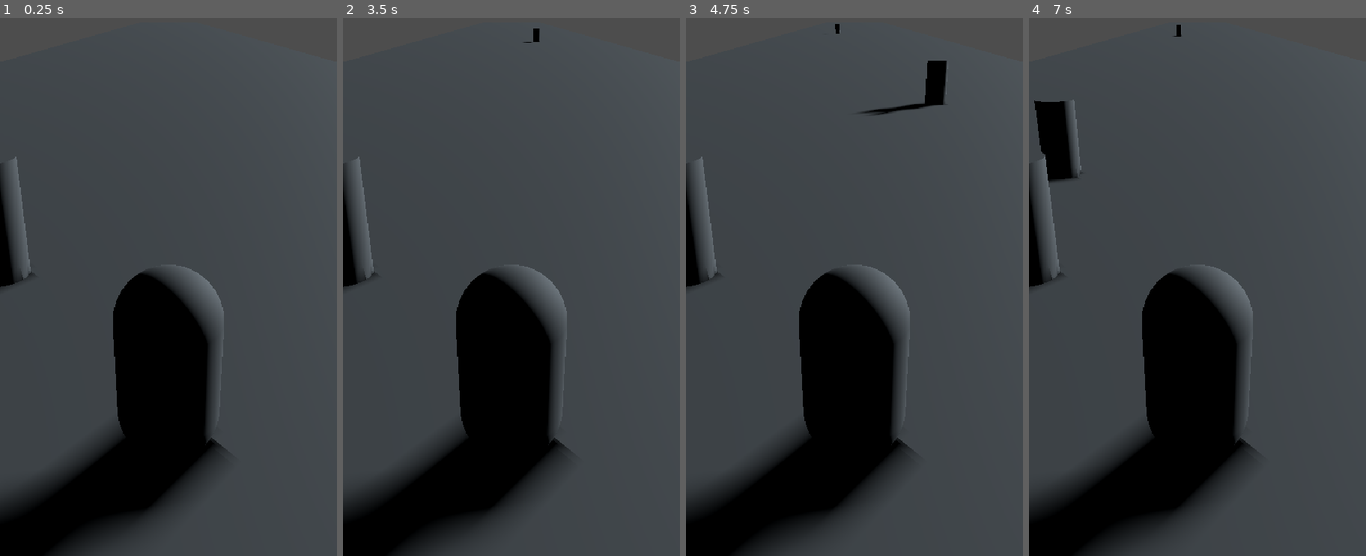
Above: before the commit, frames 1-4 (left to right).
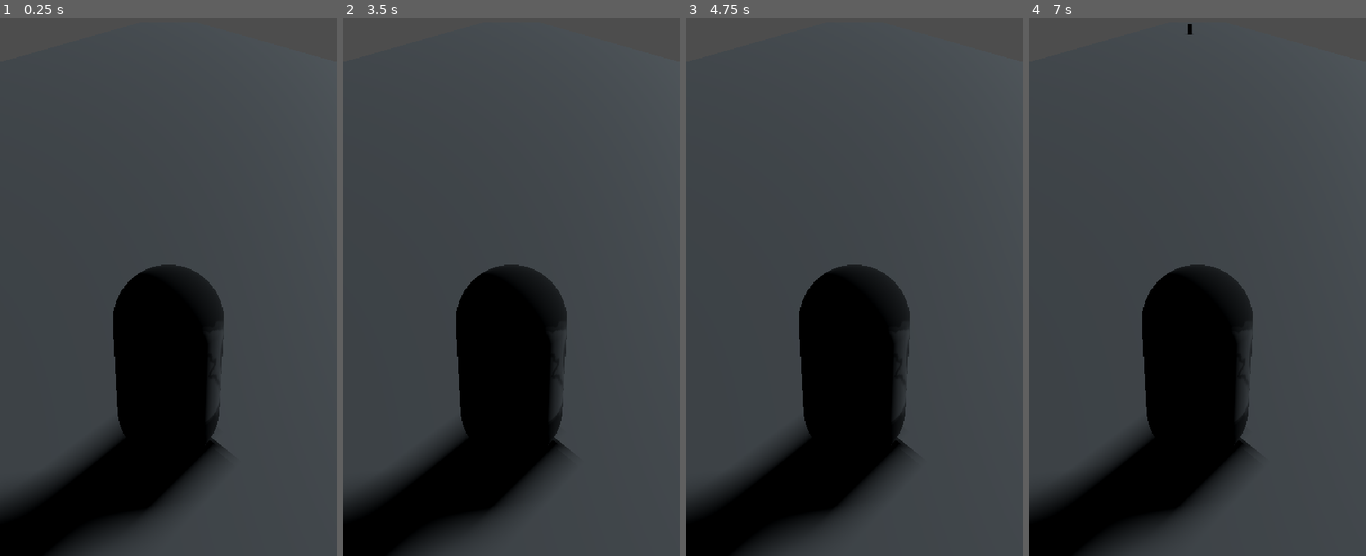
Above: after the commit, the same moments.

Repository: ESMA-NicolasR/face-snatcher
Game: Godot game, scene res://Alois/TEST_face_snatcher.tscn
Same seed, same stepped clock (60 frames per second), same inputs: the game is played once before the commit and once after it.
Inputs:
- Up to frame 1 (0.25 s): no input
- Up to frame 2 (3.5 s): tap Enter at 0.5, 2 s; tap Space at 1.25, 2.75 s
- Up to frame 3 (4.75 s): no input
- Up to frame 4 (7 s): no input

The runs differ from the first frame. In frame 1, 2.5% of the frame differs, in the area x 0-67%, y 25-79%; in frame 2, 2.5%; in frame 3, 3.2%; in frame 4, 3.9%, in the area x 0-67%, y 1-79%.

Commit message:
Decceleration et acceleration pnj, (selon distance)

Diff:
--- a/Alois/PNJ_Manager.gd
+++ b/Alois/PNJ_Manager.gd
@@ -2,17 +2,48 @@
 
 # Mesh pnj
 @export var PNJ_mesh_scene: PackedScene = preload("res://Alois/pnj_mesh.tscn")
-# Vitesse de déplacement m/s
-@export var vitesse: float = 5.0
+
+# Vitesse de déplacement m/s maximum
+@export var vitesse_max: float = 5.0
+# Vitesse de déplacement m/s minimum
+@export var vitesse_min: float = 1.0
+
+# Seuil de début de ralentissement (ratio entre 0.0 et 1.0)
+@export var debut_ralentissement: float = 0.2
+# Seuil de fin de ralentissement (vitesse min atteinte)
+@export var fin_ralentissement: float = 0.4
+# Seuil de début de réaccélération
+@export var debut_acceleration: float = 0.6
+# Seuil de fin de réaccélération (retour vitesse max)
+@export var fin_acceleration: float = 0.8
+
 # Premier chemin à assigner dans l'inspecteur
 @export var path_Left: Path3D
 # Deuxième chemin à assigner dans l'inspecteur
 @export var path_Right: Path3D
 
+# Variables pour la logique de spawn consécutif
+var last_side_index: int = -1
+var consecutive_count: int = 0
+
 func pnj_spawn():
-	# Choisir un chemin aléatoirement entre les deux
+	# Liste des chemins disponibles
 	var chemins = [path_Left, path_Right]
-	var chemin_choisi = chemins.pick_random()
+	var choice = randi() % 2
+
+	# Empêcher de spawner plus de 3 fois du même côté
+	if choice == last_side_index:
+		consecutive_count += 1
+	else:
+		last_side_index = choice
+		consecutive_count = 1
+
+	if consecutive_count > 3:
+		choice = 1 - choice
+		last_side_index = choice
+		consecutive_count = 1
+
+	var chemin_choisi = chemins[choice]
 
 	# Sécurité si un chemin n'est pas assigné
 	if chemin_choisi == null: return
@@ -37,13 +68,27 @@
 		# Faire avancer les pnj dans chaque path
 		for pnj in p.get_children():
 			if pnj is PathFollow3D:
-				pnj.progress += vitesse * delta
+				var ratio = pnj.progress_ratio
+				var v_actuelle = vitesse_max
+
+				# Calcul de la vitesse selon les zones de distance définies
+				if ratio > debut_ralentissement and ratio <= fin_ralentissement:
+					# Zone de ralentissement progressif
+					v_actuelle = remap(ratio, debut_ralentissement, fin_ralentissement, vitesse_max, vitesse_min)
+				elif ratio > fin_ralentissement and ratio <= debut_acceleration:
+					# Zone de vitesse minimale constante
+					v_actuelle = vitesse_min
+				elif ratio > debut_acceleration and ratio <= fin_acceleration:
+					# Zone de réaccélération progressive
+					v_actuelle = remap(ratio, debut_acceleration, fin_acceleration, vitesse_min, vitesse_max)
+
+				# Appliquer le mouvement
+				pnj.progress += v_actuelle * delta
 
 				# Supprimer le PNJ s'il arrive au bout du path
 				if pnj.progress_ratio >= 0.98:
 					pnj.queue_free()
 
-
 func _on_pnj_spawn_timer_timeout() -> void:
-	print("spawn")
+	print("Une nouvelle victime apparue")
 	pnj_spawn()
--- a/Alois/TEST_face_snatcher.tscn
+++ b/Alois/TEST_face_snatcher.tscn
@@ -1,7 +1,7 @@
 [gd_scene format=3 uid="uid://tnrj556cv806"]
 
 [ext_resource type="Script" uid="uid://b0da7too51shs" path="res://Alois/PNJ_Manager.gd" id="1_6c1ar"]
-[ext_resource type="PackedScene" uid="uid://dlpg7dhppfeiw" path="res://Alois/pnj_mesh.tscn" id="1_ymyju"]
+[ext_resource type="Texture2D" uid="uid://dt1pwy1r8u4bx" path="res://Nicolas/clodo.png" id="1_k8wfa"]
 
 [sub_resource type="BoxMesh" id="BoxMesh_1ptqf"]
 
@@ -12,6 +12,9 @@
 "tilts": PackedFloat32Array(0, 0)
 }
 point_count = 2
+
+[sub_resource type="StandardMaterial3D" id="StandardMaterial3D_hl1dy"]
+albedo_texture = ExtResource("1_k8wfa")
 
 [sub_resource type="CapsuleMesh" id="CapsuleMesh_eya18"]
 
@@ -27,17 +30,18 @@
 mesh = SubResource("BoxMesh_1ptqf")
 
 [node name="Left Path3D" type="Path3D" parent="Terrain_Mesh" unique_id=1600655904]
-transform = Transform3D(-0.32290265, 0, 0, 0, 10, 0, 0, 0, 0.030185506, 0.12, 1.5, 0)
+transform = Transform3D(-0.32290265, 0, 0, 0, 10, 0, 0, 0, 0.030185506, 0.05, 1.5, 0)
 curve = SubResource("Curve3D_1ptqf")
 debug_custom_color = Color(0.9522076, 0.08088475, 7.70092e-07, 1)
 
 [node name="Right Path3D" type="Path3D" parent="Terrain_Mesh" unique_id=487030063]
-transform = Transform3D(-0.32290265, 0, 0, 0, 10, 0, 0, 0, 0.030185506, -0.129, 1.5, 0)
+transform = Transform3D(-0.32290265, 0, 0, 0, 10, 0, 0, 0, 0.030185506, -0.05, 1.5, 0)
 curve = SubResource("Curve3D_1ptqf")
 debug_custom_color = Color(0.9522076, 0.08088475, 7.70092e-07, 1)
 
 [node name="Character_Mesh" type="MeshInstance3D" parent="." unique_id=912936030]
 transform = Transform3D(0.1, 0, 0, 0, 0.1, 0, 0, 0, 0.1, 0, 0.15, 16)
+material_override = SubResource("StandardMaterial3D_hl1dy")
 mesh = SubResource("CapsuleMesh_eya18")
 
 [node name="Camera3D" type="Camera3D" parent="Character_Mesh" unique_id=1811056502]
@@ -45,15 +49,19 @@
 current = true
 fov = 60.0
 
-[node name="PNJ_mesh" parent="." unique_id=713862691 instance=ExtResource("1_ymyju")]
-transform = Transform3D(0.1, 0, 0, 0, 0.1, 0, 0, 0, 0.1, -0.28629154, 0.15, 15.611529)
-
 [node name="PNJ Spawn Timer" type="Timer" parent="." unique_id=362300206]
-wait_time = 2.0
+wait_time = 5.0
 autostart = true
+ignore_time_scale = true
 
 [node name="PNJ_Manager" type="Node" parent="." unique_id=524255491 node_paths=PackedStringArray("path_Left", "path_Right")]
 script = ExtResource("1_6c1ar")
+vitesse_max = 2.0
+vitesse_min = 0.5
+debut_ralentissement = 0.5
+fin_ralentissement = 0.85
+debut_acceleration = 0.9
+fin_acceleration = 1.0
 path_Left = NodePath("../Terrain_Mesh/Left Path3D")
 path_Right = NodePath("../Terrain_Mesh/Right Path3D")
 
